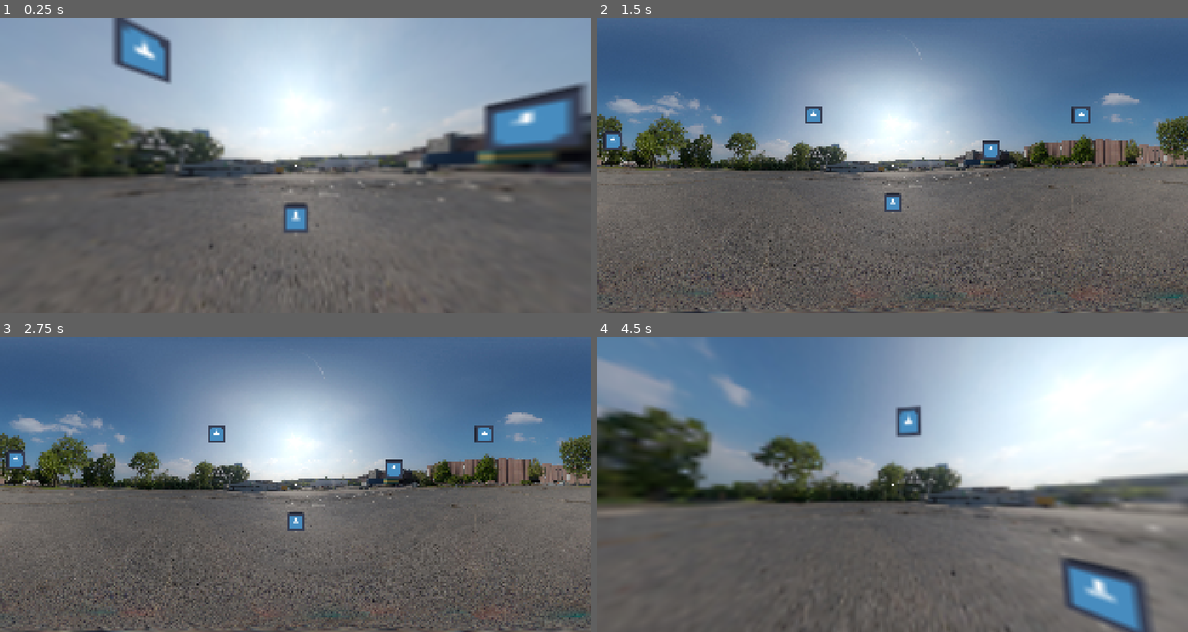
Above: before the commit, frames 1-4 (two rows, left to right).
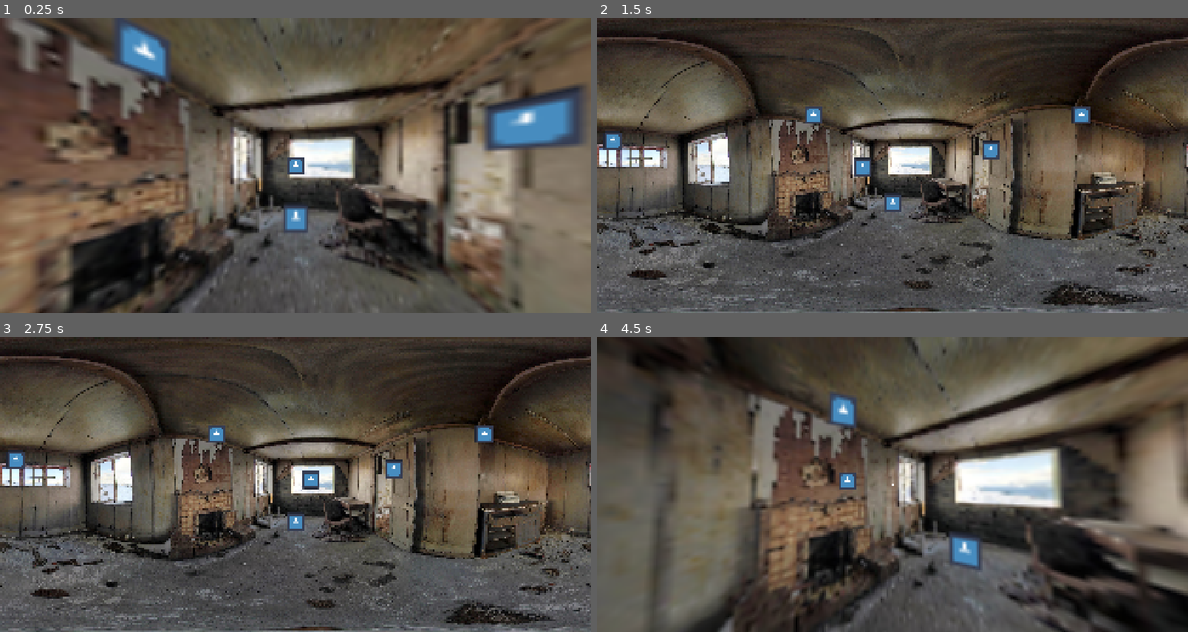
Above: after the commit, the same moments.

Repository: AlexPham0209/fnaf-scrolling-test
Game: Godot game, scene res://src/scenes/scrolling.tscn
Same seed, same stepped clock (60 frames per second), same inputs: the game is played once before the commit and once after it. The project has no main scene, so this scene is started directly. The engine's default icon, where the game draws it, is replaced by a stand-in: a white triangle on a blue panel in a dark square.
Inputs (mouse positions are in pixels of both pictures, inside the frame that each line leads up to):
- Up to frame 1 (0.25 s): no input
- Up to frame 2 (1.5 s): tap Enter (ui_accept) at 0.5, 0.77, 1.25 s; move the mouse to (922, 165) at 0.52 s; move the mouse to (862, 165) at 1.27 s
- Up to frame 3 (2.75 s): tap Enter (ui_accept) at 1.52, 2 s; move the mouse to (307, 478) at 2.02 s
- Up to frame 4 (4.5 s): tap Enter (ui_accept) at 2.75, 3.02, 3.5, 3.77, 4.25 s; move the mouse to (886, 490) at 2.77 s; move the mouse to (933, 487) at 3.52 s; move the mouse to (845, 481) at 4.27 s

The runs differ from the first frame. In frame 1, 82% of the frame differs, in the area x 0-100%, y 0-100%; in frame 2, 75%; in frame 3, 75%; in frame 4, 80%.

Commit message:
Removed screen resolution bug

Diff:
--- a/src/scenes/scrolling.tscn
+++ b/src/scenes/scrolling.tscn
@@ -30,6 +30,7 @@
 texture = ExtResource("2_mwc1p")
 
 [node name="ParkingLot2" type="Sprite2D" parent="."]
+visible = false
 position = Vector2(2048, 1024)
 texture = ExtResource("9_hruyx")
 
--- a/src/scripts/cursor.gd
+++ b/src/scripts/cursor.gd
@@ -8,16 +8,17 @@
 	var pos: Vector2 = get_global_mouse_position() - self.perspective.global_position
 	pos /= Vector2(4096, 2048)
 
+
 	var cp = (self.perspective.cp * 2.0 - Vector2.ONE) * Vector2(PI, PI_2)
 	pos = (pos * 2.0 - Vector2.ONE) * self.perspective.fov * Vector2(PI, PI_2)
 
 	var x = pos.x
 	var y = pos.y
 
-	var p = sqrt(x * x + y * y)
+	var p = sqrt(x * x + y * y) + 1e-7
 	var c = atan(p)
 
-	var lat = asin(cos(c) * sin(cp.y) + (y * sin(c) * cos(cp.y) / p))
+	var lat = asin(cos(c) * sin(cp.y) + ((y * sin(c) * cos(cp.y)) / p))
 	var lon = cp.x + atan2((x * sin(c)), ((p * cos(cp.y) * cos(c)) - (y * sin(cp.y) * sin(c))))
 
 	pos = Vector2((lon / PI + 1.0) * 0.5, (lat / PI_2 + 1.0) * 0.5)
--- a/src/scripts/perspective.gd
+++ b/src/scripts/perspective.gd
@@ -19,7 +19,7 @@
 
 
 func _physics_process(delta: float) -> void:
-	var center = Vector2(4096 / 2, 2048 / 2)
+	var center = Vector2(4096, 2048)
 
 	if not captured:
 		var move = get_global_mouse_position() / Vector2(4096, 2048)
@@ -36,5 +36,5 @@
 		return
 
 	if event is InputEventMouseMotion and Input.get_mouse_mode() == Input.MOUSE_MODE_CAPTURED:
-		cp.x = fposmod(cp.x + event.relative.x * 0.001, 1.0)
-		cp.y = clamp(cp.y + event.relative.y * 0.002, 0.3, 0.7)
+		cp.x = fposmod(cp.x + event.relative.x * (0.001 / 2), 1.0)
+		cp.y = clamp(cp.y + event.relative.y * (0.002 / 2), 0.3, 0.7)
